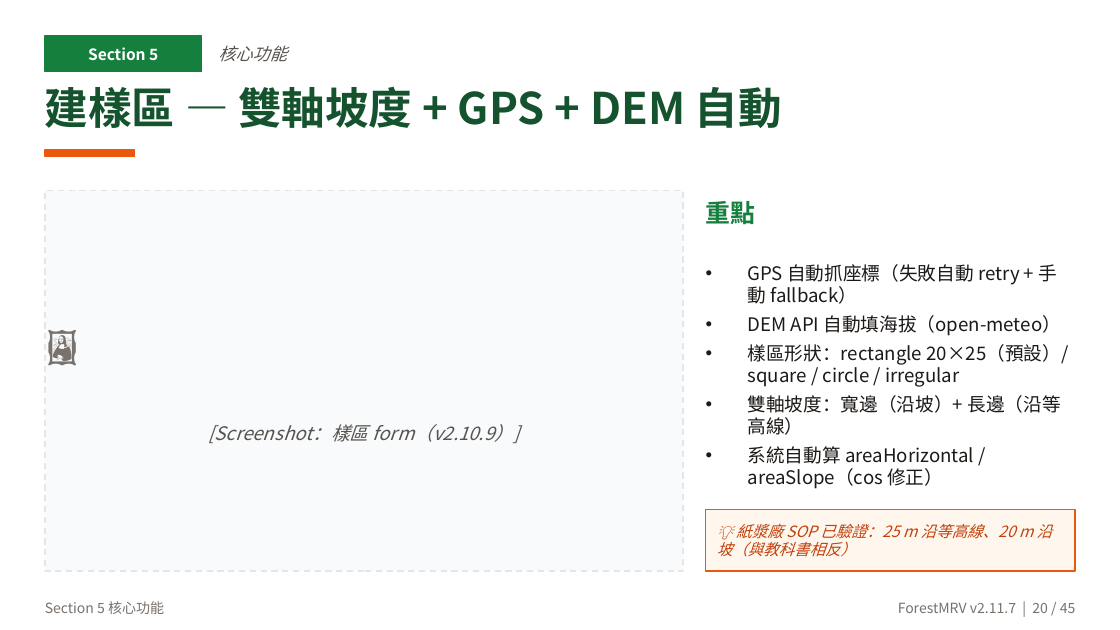
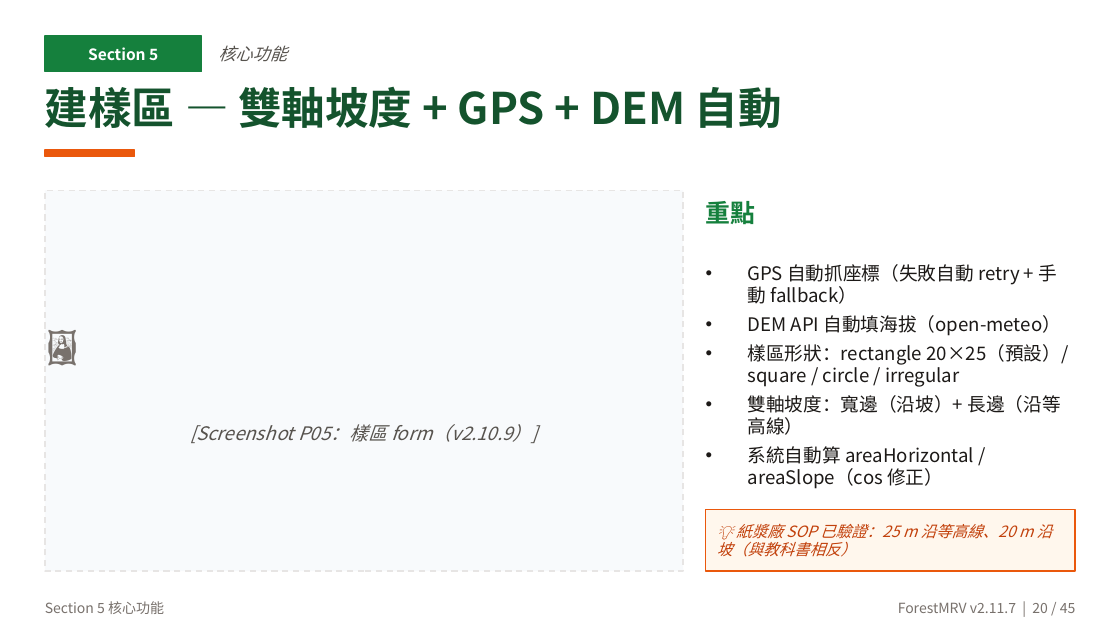
Before and after one commit to cct7366488-collab/2026-forestry-rs, a slide deck: slide 20 of reports/2026-05-mid-demo/01-簡報-ForestMRV系統介紹.pptx. Drawn at 1120x630 pixels with LibreOffice and Linux fonts; fonts in the diff are those of the drawing. Boxes give left, top, right and bottom in pixels: in the first picture for what was removed or moved away, otherwise in the second. Text is boxed around its words. In the diff, an @@ line names an element or a change of style, - is before the commit and + after.

```diff
--- a/reports/2026-05-mid-demo/01-簡報-ForestMRV系統介紹.pptx
+++ b/reports/2026-05-mid-demo/01-簡報-ForestMRV系統介紹.pptx
@@ text at <box>190,424,538,443</box>: text changed @@
-[Screenshot：樣區 form（v2.10.9）]
+[Screenshot P05：樣區 form（v2.10.9）]
```
Also in this commit, not shown: 13 other slides changed, 7 other files.
